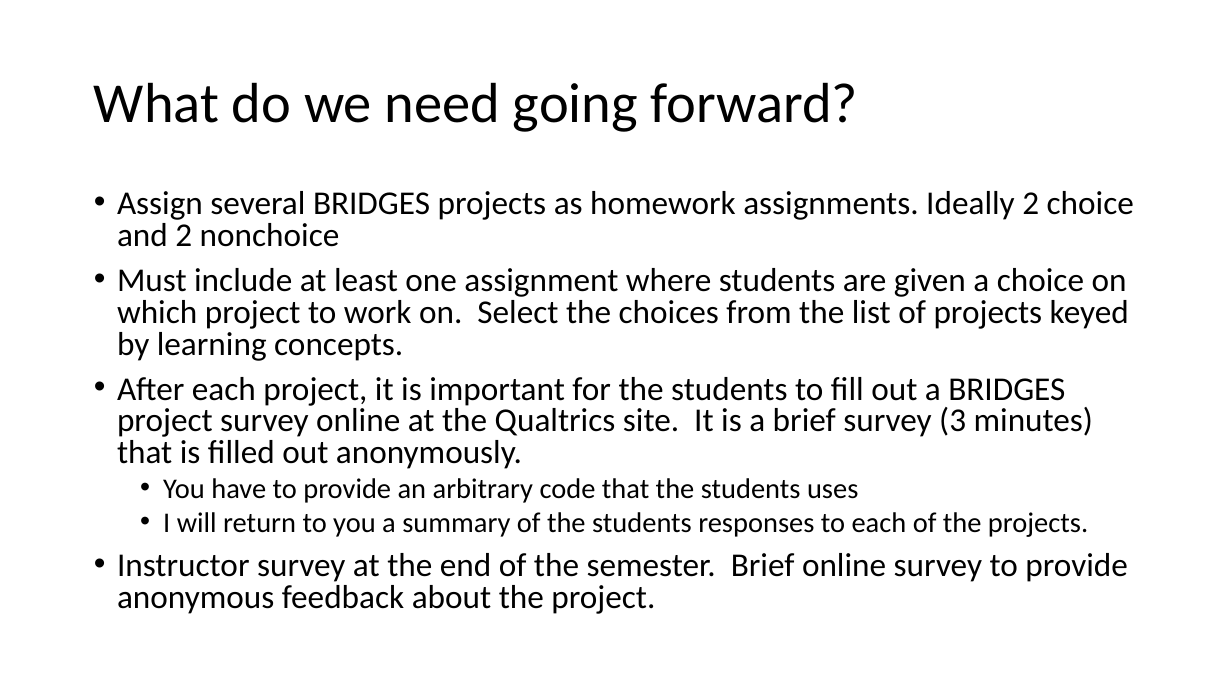
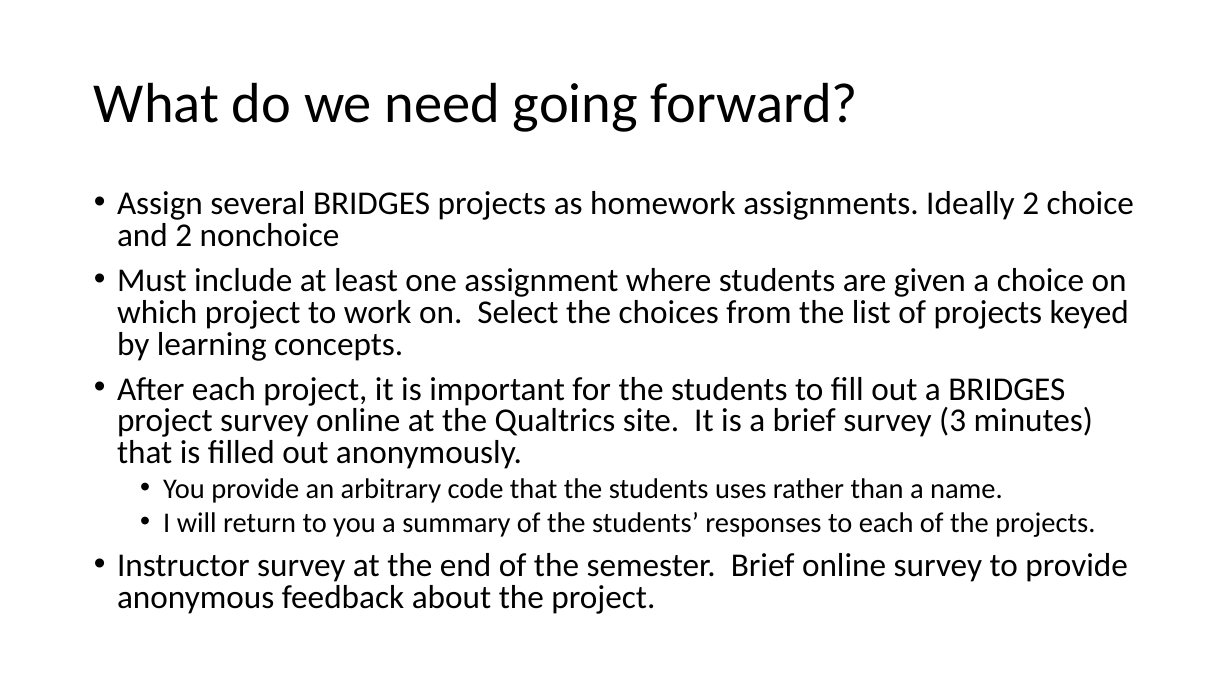
Before and after one commit to BridgesUNCC/workshops, a slide deck: slide 3 of workshops/2026/bridges-summer26/slides/evaluation.pptx. Drawn at 1232x693 pixels with LibreOffice and Linux fonts; fonts in the diff are those of the drawing. Boxes give left, top, right and bottom in pixels: in the first picture for what was removed or moved away, otherwise in the second. Text is boxed around its words. In the diff, an @@ line names an element or a change of style, - is before the commit and + after.

```diff
--- a/workshops/2026/bridges-summer26/slides/evaluation.pptx
+++ b/workshops/2026/bridges-summer26/slides/evaluation.pptx
@@ text at bbox=[163, 478, 1095, 537]: text changed @@
-  • You have to provide an arbitrary code that the students uses
-  • I will return to you a summary of the students responses to each of the projects.
+  • You provide an arbitrary code that the students uses rather than a name.
+  • I will return to you a summary of the students’ responses to each of the projects.
```
Also in this commit, not shown: 1 other slide changed, 23 other files.
